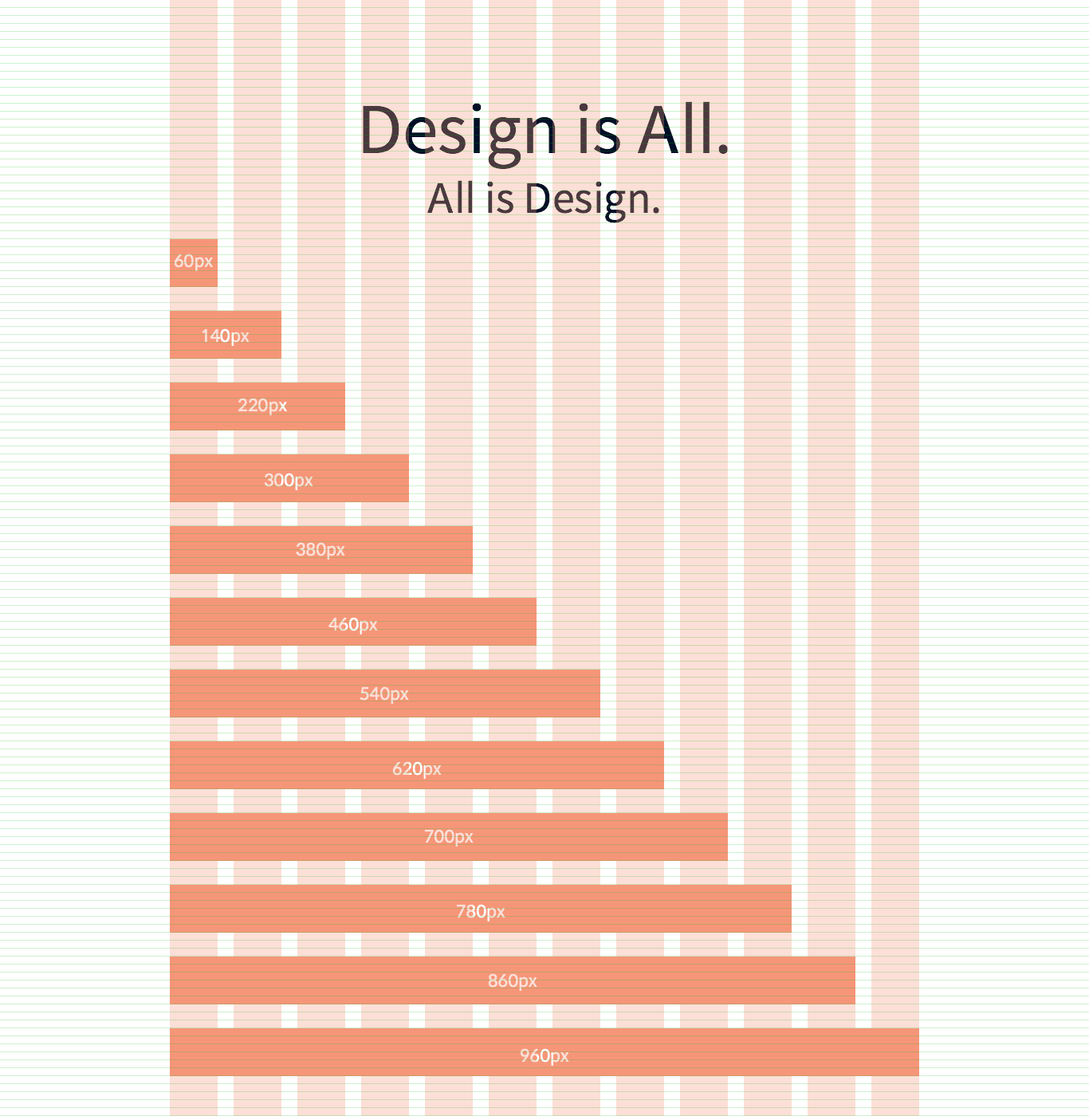
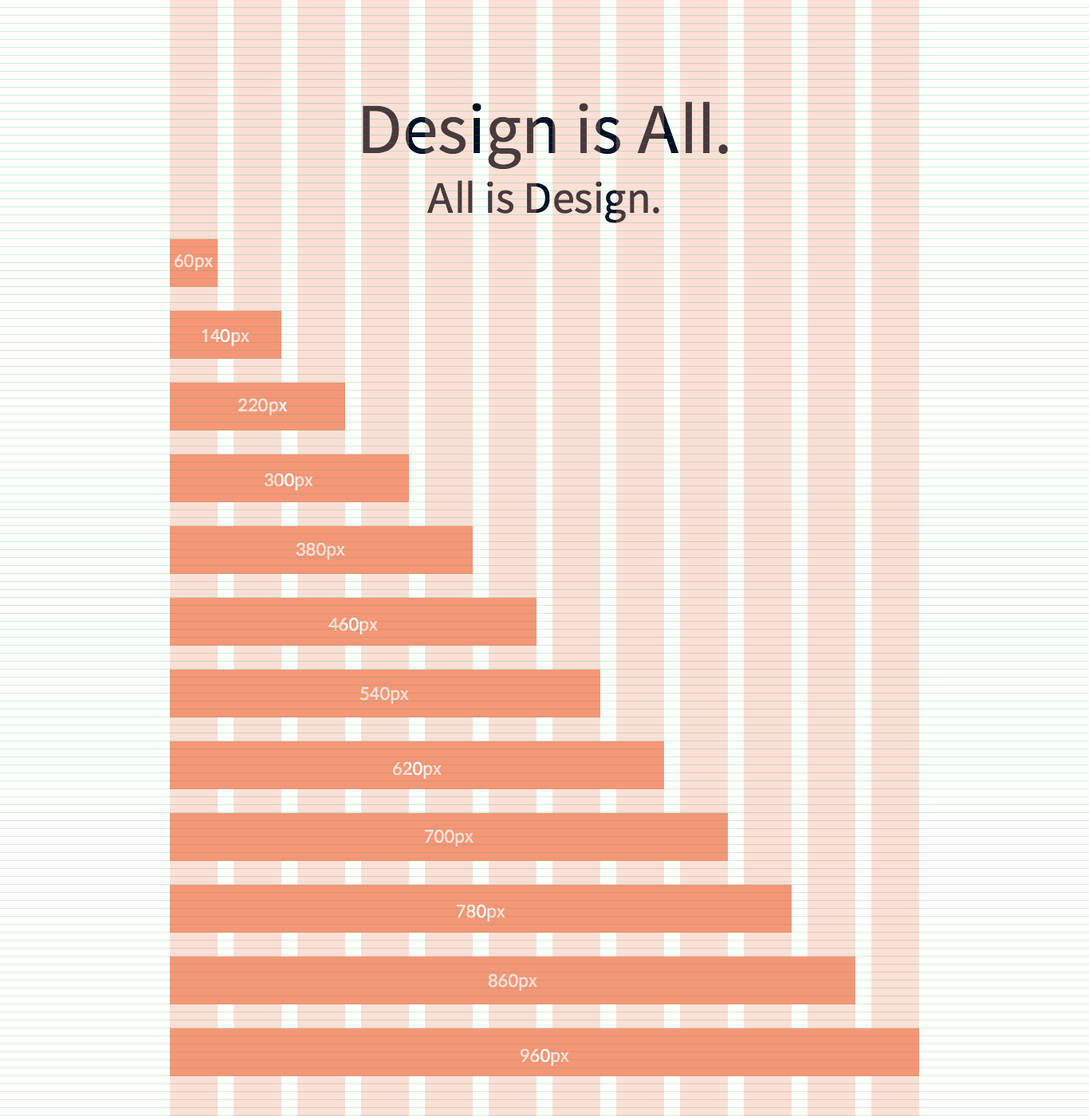
Comparing the layer stacks of the two 1089 x 1116 images. Changes:
hid "Background" over [362, 101, 728, 224]
